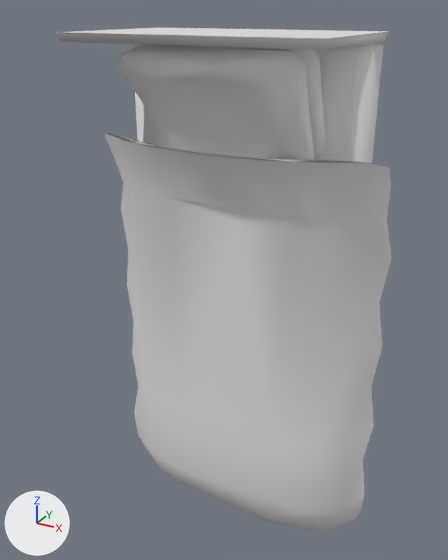
The OBJ model datasets/ModelNet9/bed/train/bed_0027.obj: old version first, new version second.
Camera for both pictures: a 50 mm camera at (0.488, -0.938, 0.534) aimed at (-0.034, 0.011, 0.059). The axes (+X, +Y, +Z) are drawn at lower left. The lights are the same throughout. Where no turn or scale is listed for an object, it has been applied to the vertices. Vertices at the same position are counted once.

Script lines for the objects in view, before the commit:
```python
me_bed_0027 = bpy.data.meshes.new('bed_0027')
me_bed_0027.from_pydata(...)  # 281 vertices, 421 faces; spans x -0.275..0.275, y -0.178..0.179, z -0.501..0.499
ob_bed_0027 = bpy.data.objects.new('bed_0027', me_bed_0027)
ob_bed_0027.location = (0.0, 0.0, 0.0)
```
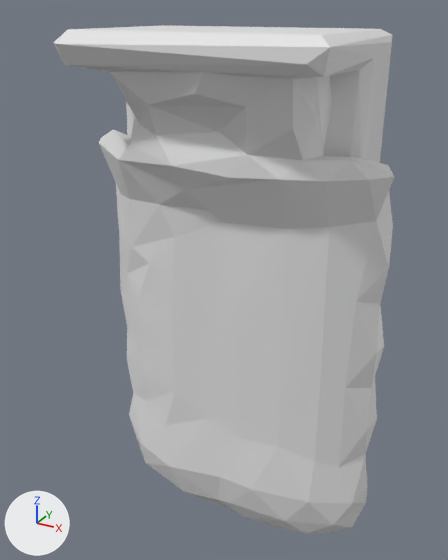
The change, as JSON lines over the scene's bpy script:
```json
{"block": "me_bed_0027", "where": "# used by ob_bed_0027; location = (0.0, 0.0, 0.0)"}
{"op": "remove", "block": "me_bed_0027", "code": "me_bed_0027.from_pydata(...)  # 281 vertices, 421 faces; spans x -0.275..0.275, y -0.178..0.179, z -0.501..0.499"}
{"op": "add", "block": "me_bed_0027", "code": "me_bed_0027.from_pydata(...)  # 250 vertices, 500 faces; spans x -0.282..0.279, y -0.191..0.191, z -0.496..0.504"}
{"block": "me_bed_0027", "change": "me_bed_0027 part 1: the loose piece of 69 vertices spanning x -0.275..0.275, y -0.117..0.06, z -0.501..0.328 is rebuilt with 250 vertices and now spans x -0.282..0.279, y -0.191..0.191, z -0.496..0.504"}
{"block": "me_bed_0027", "change": "me_bed_0027 part 2: 9 loose pieces with 212 vertices, spanning x -0.274..0.274, y -0.178..0.179, z -0.499..0.499, are deleted"}
{"block": "me_bed_0027", "change": "me_bed_0027 part 3: the surface is now shaded flat"}
```

Changed parts and their boxes [x1, y1, x2, y2] in the pictures (448 x 560 px):
```json
{"object": "bed_0027", "change": "reshaped", "before": [56, 27, 392, 531], "after": [54, 25, 394, 534]}
{"part": 1, "of": "me_bed_0027", "change": "rebuilt", "before": [105, 133, 392, 531], "after": [54, 25, 394, 534], "on screen": "18% wider, 28% taller"}
{"part": 2, "of": "me_bed_0027", "change": "deleted", "before": [56, 27, 391, 226]}
```
